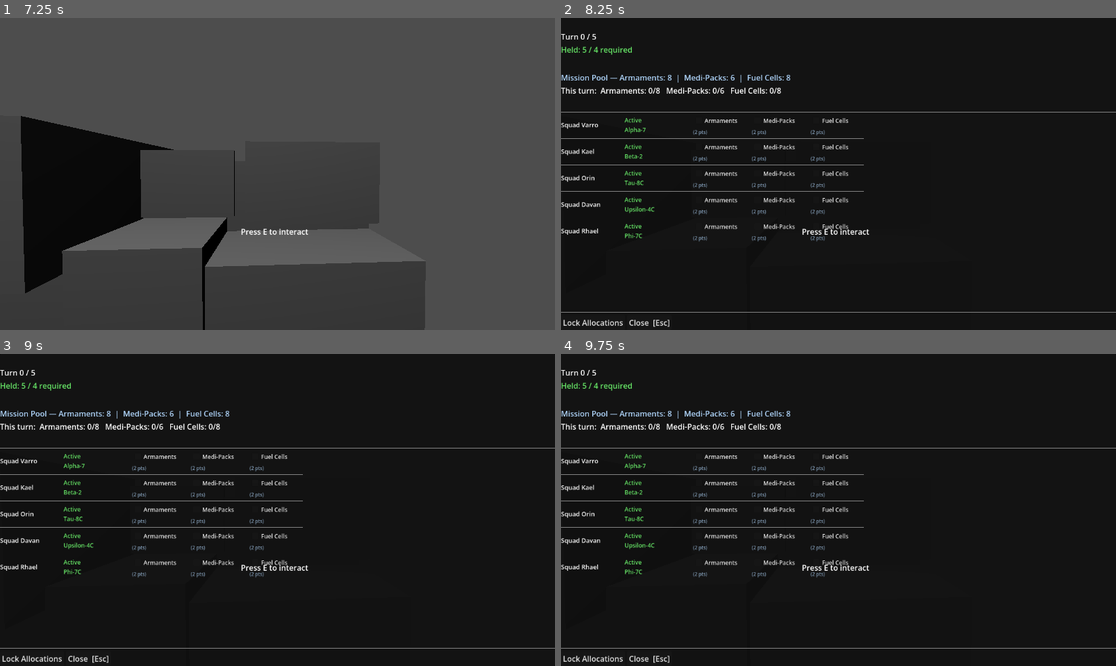
Above: before the commit, frames 1-4 (two rows, left to right).
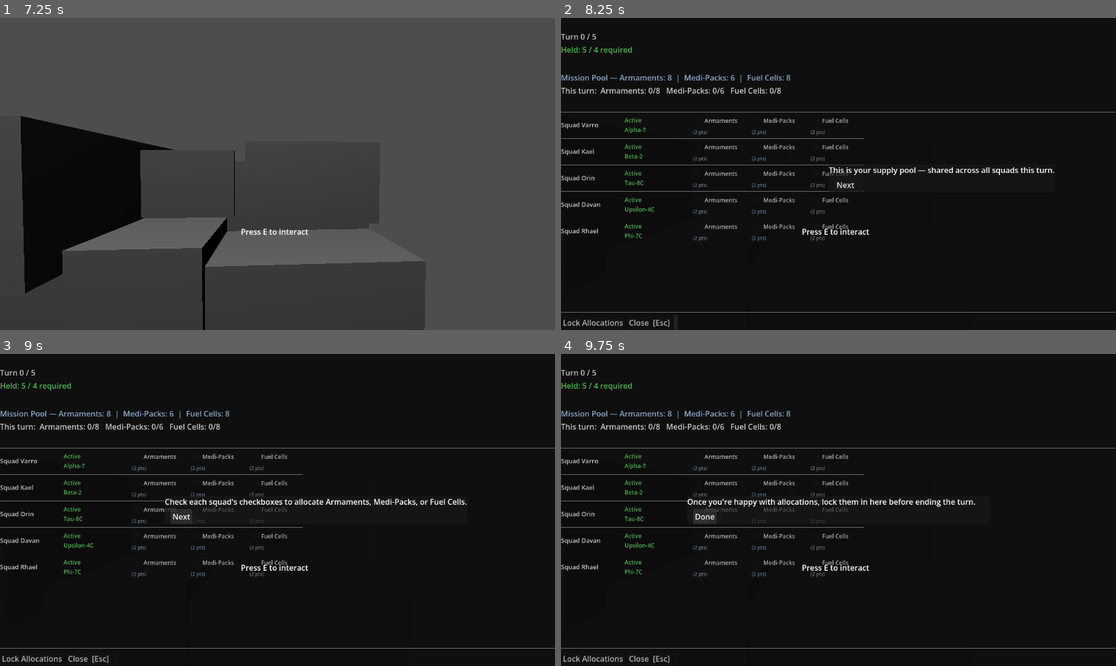
Above: after the commit, the same moments.

Repository: Ant-0verlord/Orbital_Drop
Game: Godot game, scene res://Scenes/Main.tscn
Two runs of this game, one before a commit and one after it. Both use one fixed random seed, a clock stepped at 60 frames per second and the inputs below.
Inputs (mouse positions are in pixels of both pictures, inside the frame that each line leads up to):
- Up to frame 1 (7.25 s): click "Play" at 0.5 s; tap Enter at 1.25, 2.75, 6.5 s; move the mouse to (271, 180) at 1.27 s; hold E (interact) 1.28-2.03 s; hold W (move_forward) 1.28-3.53 s; click (271, 180) at 1.42 s; tap Space at 2, 3.5 s; move the mouse to (316, 177) at 2.02 s; tap 1 at 2.1, 4.35, 6.6 s; move the mouse to (233, 170) at 2.77 s; tap 5 at 2.85, 5.1 s; move the mouse to (283, 174) at 3.52 s; hold A (move_left) 3.53-4.28 s; tap E (interact) at 3.6 s; click (283, 174) at 3.67 s; move the mouse to (255, 167) at 4.27 s; hold W (move_forward) 4.28-6.53 s; move the mouse to (305, 174) at 5.02 s; move the mouse to (249, 174) at 5.77 s; hold E (interact) 5.78-6.53 s; click (249, 174) at 5.92 s; move the mouse to (288, 167) at 6.52 s; hold D (move_right) from 6.53 s (still down)
- Up to frame 2 (8.25 s): tap E (interact) at 7.25 s; move the mouse to (832, 180) at 7.27 s; release D (move_right) at 7.28 s; hold W (move_forward) 7.28-8 s; tap 5 at 7.35 s; click (677, 323) at 8.02 s
- Up to frame 3 (9 s): click (283, 519) at 8.75 s, where only the run after the commit has a clickable "Next"
- Up to frame 4 (9.75 s): click (744, 516) at 9.5 s, where only the run after the commit has a clickable "Next"

Frame 1 is identical in both runs. In frame 2, 2.8% of the frame differs, in the area x 0-100%, y 5-99%; in frame 3, 3.1%; in frame 4, 3.1%.

Commit message:
Beginning tutorial

Diff:
--- a/Scenes/Logistics_Terminal.tscn
+++ b/Scenes/Logistics_Terminal.tscn
@@ -3,6 +3,7 @@
 [ext_resource type="ArrayMesh" uid="uid://cimdrau4c0llv" path="res://Models/Logistics Terminal 2.0.obj" id="1_jyj6u"]
 [ext_resource type="Script" uid="uid://d1hkamug1ie0r" path="res://Scripts/Consoles/LogisticsTerminal.gd" id="2_jyj6u"]
 [ext_resource type="Script" uid="uid://l7snwg4vd2ji" path="res://Scripts/Popups/LogisticsPopup.gd" id="3_lbbgb"]
+[ext_resource type="PackedScene" uid="uid://dughmeacd25tq" path="res://Scenes/TutorialOverlay.tscn" id="4_lbbgb"]
 
 [sub_resource type="BoxShape3D" id="BoxShape3D_i6nf8"]
 size = Vector3(5.276805, 3.2378602, 2.3159518)
@@ -132,6 +133,9 @@
 layout_mode = 2
 text = "Close  [Esc]"
 
+[node name="HelpBtn" type="Button" parent="MeshInstance3D/StaticBody3D/LogisticsPopup/PanelContainer/VBoxContainer/ButtonRow" unique_id=298784176]
+layout_mode = 2
+
 [node name="EndOverlay" type="ColorRect" parent="MeshInstance3D/StaticBody3D/LogisticsPopup" unique_id=750091720]
 layout_mode = 0
 offset_right = 40.0
@@ -159,3 +163,6 @@
 
 [node name="EndClose" type="Button" parent="MeshInstance3D/StaticBody3D/LogisticsPopup/EndOverlay/EndVBox" unique_id=1736968560]
 layout_mode = 2
+
+[node name="TutorialOverlay" parent="MeshInstance3D/StaticBody3D/LogisticsPopup" unique_id=45888852 instance=ExtResource("4_lbbgb")]
+layout_mode = 1
--- /dev/null
+++ b/Scenes/TutorialOverlay.tscn
@@ -0,0 +1,51 @@
+[gd_scene format=3 uid="uid://dughmeacd25tq"]
+
+[ext_resource type="Script" uid="uid://fr0r5cyv4ri5" path="res://Scripts/TutorialOverlay.gd" id="1_r3j72"]
+[ext_resource type="Script" uid="uid://pmoqtqbv3c8" path="res://Scripts/Arrow.gd" id="2_56e46"]
+
+[node name="TutorialOverlay" type="Control" unique_id=45888852]
+layout_mode = 3
+anchors_preset = 15
+anchor_right = 1.0
+anchor_bottom = 1.0
+grow_horizontal = 2
+grow_vertical = 2
+script = ExtResource("1_r3j72")
+
+[node name="Dim" type="ColorRect" parent="." unique_id=849252643]
+layout_mode = 1
+anchors_preset = 15
+anchor_right = 1.0
+anchor_bottom = 1.0
+grow_horizontal = 2
+grow_vertical = 2
+color = Color(0, 0, 0, 0.21568628)
+
+[node name="Arrow" type="Control" parent="." unique_id=232632084]
+anchors_preset = 0
+offset_right = 40.0
+offset_bottom = 40.0
+script = ExtResource("2_56e46")
+
+[node name="TextPanel" type="PanelContainer" parent="." unique_id=744347219]
+layout_mode = 0
+offset_right = 40.0
+offset_bottom = 40.0
+
+[node name="VBoxContainer" type="VBoxContainer" parent="TextPanel" unique_id=70912703]
+layout_mode = 2
+
+[node name="StepLabel" type="Label" parent="TextPanel/VBoxContainer" unique_id=1956983408]
+layout_mode = 2
+
+[node name="ButtonRow" type="HBoxContainer" parent="TextPanel/VBoxContainer" unique_id=1324538774]
+layout_mode = 2
+
+[node name="BackBtn" type="Button" parent="TextPanel/VBoxContainer/ButtonRow" unique_id=8323792]
+layout_mode = 2
+
+[node name="NextBtn" type="Button" parent="TextPanel/VBoxContainer/ButtonRow" unique_id=1620411216]
+layout_mode = 2
+
+[node name="SkipBtn" type="Button" parent="TextPanel/VBoxContainer/ButtonRow" unique_id=750504699]
+layout_mode = 2
--- /dev/null
+++ b/Scripts/Arrow.gd
@@ -0,0 +1,26 @@
+extends Control
+# Draws a line + arrowhead from the text panel toward a target point.
+
+var target_point: Vector2 = Vector2.ZERO
+var origin_point: Vector2 = Vector2.ZERO
+
+func set_points(from: Vector2, to: Vector2) -> void:
+	origin_point = from
+	target_point = to
+	queue_redraw()
+
+func clear_arrow() -> void:
+	origin_point = Vector2.ZERO
+	target_point = Vector2.ZERO
+	queue_redraw()
+
+func _draw() -> void:
+	if origin_point == target_point:
+		return
+	draw_line(origin_point, target_point, Color(1.0, 0.85, 0.2, 0.95), 3.0)
+	var dir = (target_point - origin_point).normalized()
+	var perp = Vector2(-dir.y, dir.x)
+	var tip = target_point
+	var back1 = tip - dir * 14 + perp * 7
+	var back2 = tip - dir * 14 - perp * 7
+	draw_colored_polygon(PackedVector2Array([tip, back1, back2]), Color(1.0, 0.85, 0.2, 0.95))
--- a/Scripts/Popups/LogisticsPopup.gd
+++ b/Scripts/Popups/LogisticsPopup.gd
@@ -37,6 +37,11 @@
 @onready var arm_bombardment_btn: Button       = $PanelContainer/VBoxContainer/BombardmentPanel/ArmBombardmentBtn
 @onready var bombardment_status_label: Label   = $PanelContainer/VBoxContainer/BombardmentPanel/BombardmentStatusLabel
 
+@onready var help_btn: Button = $PanelContainer/VBoxContainer/ButtonRow/HelpBtn
+@onready var tutorial_overlay: Control = $TutorialOverlay  # add TutorialOverlay.tscn as a child
+
+
+
 func _ready() -> void:
 	SquadManager.turn_resolved.connect(_on_turn_resolved)
 	TurnManager.turn_started.connect(_on_turn_started)
@@ -54,7 +59,22 @@
 
 	_refresh_reinforcement_panel()
 	_refresh_bombardment_panel()
-
+	help_btn.pressed.connect(_on_help_pressed)
+
+
+func _on_help_pressed() -> void:
+	var steps: Array[TutorialStep] = [
+		_step("This is your supply pool — shared across all squads this turn.", ^"PoolLabel"),
+		_step("Check each squad's checkboxes to allocate Armaments, Medi-Packs, or Fuel Cells.", ^"ScrollContainer/SquadContainer"),
+		_step("Once you're happy with allocations, lock them in here before ending the turn.", ^"ButtonRow/LockBtn"),
+	]
+	tutorial_overlay.start(steps, self)
+
+func _step(text: String, path: NodePath) -> TutorialStep:
+	var s := TutorialStep.new()
+	s.text = text
+	s.target_path = path
+	return s
 
 func _on_turn_started(_turn: int) -> void:
 	_reset_allocations()
--- /dev/null
+++ b/Scripts/TutorialOverlay.gd
@@ -0,0 +1,109 @@
+extends Control
+# =============================================================
+# TutorialOverlay.gd
+# Reusable step-by-step UI tutorial: arrow + text box pointing
+# at specific nodes within whatever popup is currently open.
+# =============================================================
+
+@onready var dim: ColorRect          = $Dim
+@onready var arrow: Control          = $Arrow
+@onready var text_panel: PanelContainer = $TextPanel
+@onready var step_label: Label       = $TextPanel/VBoxContainer/StepLabel
+@onready var back_btn: Button        = $TextPanel/VBoxContainer/ButtonRow/BackBtn
+@onready var next_btn: Button        = $TextPanel/VBoxContainer/ButtonRow/NextBtn
+@onready var skip_btn: Button        = $TextPanel/VBoxContainer/ButtonRow/SkipBtn
+
+var steps: Array[TutorialStep] = []
+var current_index: int = 0
+var host_popup: Control = null  # the popup these steps' target_paths are relative to
+
+signal tutorial_finished
+
+
+func _ready() -> void:
+	back_btn.pressed.connect(_on_back_pressed)
+	next_btn.pressed.connect(_on_next_pressed)
+	skip_btn.pressed.connect(_on_skip_pressed)
+	visible = false
+
+
+func start(tutorial_steps: Array[TutorialStep], popup: Control) -> void:
+	steps = tutorial_steps
+	host_popup = popup
+	current_index = 0
+	visible = true
+	_show_step()
+
+
+func _show_step() -> void:
+	if steps.is_empty():
+		_finish()
+		return
+
+	var step: TutorialStep = steps[current_index]
+	step_label.text = step.text
+	back_btn.disabled = current_index == 0
+	next_btn.text = "Next" if current_index < steps.size() - 1 else "Done"
+
+	_position_arrow_and_panel(step)
+
+
+func _position_arrow_and_panel(step: TutorialStep) -> void:
+	if host_popup == null or step.target_path.is_empty():
+		arrow.clear_arrow()
+		text_panel.position = (size - text_panel.size) / 2.0
+		return
+
+	var target = host_popup.get_node_or_null(step.target_path)
+	if target == null:
+		arrow.clear_arrow()
+		text_panel.position = (size - text_panel.size) / 2.0
+		return
+
+	var target_rect: Rect2 = target.get_global_rect()
+	var target_center: Vector2 = target_rect.get_center() + step.arrow_offset
+
+	# Position the panel just below the target if there's room, else above it.
+	var panel_size = text_panel.size
+	var panel_pos = Vector2(
+		target_center.x - panel_size.x / 2.0,
+		target_rect.position.y + target_rect.size.y + 16
+	)
+
+	# If it would run off the bottom, place it above the target instead.
+	if panel_pos.y + panel_size.y > size.y - 10:
+		panel_pos.y = target_rect.position.y - panel_size.y - 16
+
+	panel_pos.x = clamp(panel_pos.x, 10, size.x - panel_size.x - 10)
+	panel_pos.y = clamp(panel_pos.y, 10, size.y - panel_size.y - 10)
+	text_panel.position = panel_pos
+
+	# Arrow runs from the panel's nearest edge (top or bottom centre) to the target centre.
+	var panel_rect = Rect2(panel_pos, panel_size)
+	var origin: Vector2
+	if panel_rect.position.y < target_rect.position.y:
+		origin = Vector2(panel_rect.position.x + panel_rect.size.x / 2.0, panel_rect.position.y + panel_rect.size.y)
+	else:
+		origin = Vector2(panel_rect.position.x + panel_rect.size.x / 2.0, panel_rect.position.y)
+
+	arrow.set_points(origin, target_center)
+
+
+func _on_back_pressed() -> void:
+	if current_index > 0:
+		current_index -= 1
+		_show_step()
+
+func _on_next_pressed() -> void:
+	if current_index < steps.size() - 1:
+		current_index += 1
+		_show_step()
+	else:
+		_finish()
+
+func _on_skip_pressed() -> void:
+	_finish()
+
+func _finish() -> void:
+	visible = false
+	emit_signal("tutorial_finished")
--- /dev/null
+++ b/Scripts/TutorialStep.gd
@@ -0,0 +1,7 @@
+# TutorialStep.gd
+class_name TutorialStep
+extends Resource
+
+@export var text: String = ""
+@export var target_path: NodePath = ""   # node to point at, relative to the popup
+@export var arrow_offset: Vector2 = Vector2.ZERO  # fine-tune arrow tip position
Not shown, added: Scripts/Arrow.gd.uid
Not shown, added: Scripts/TutorialOverlay.gd.uid
Not shown, added: Scripts/TutorialStep.gd.uid
